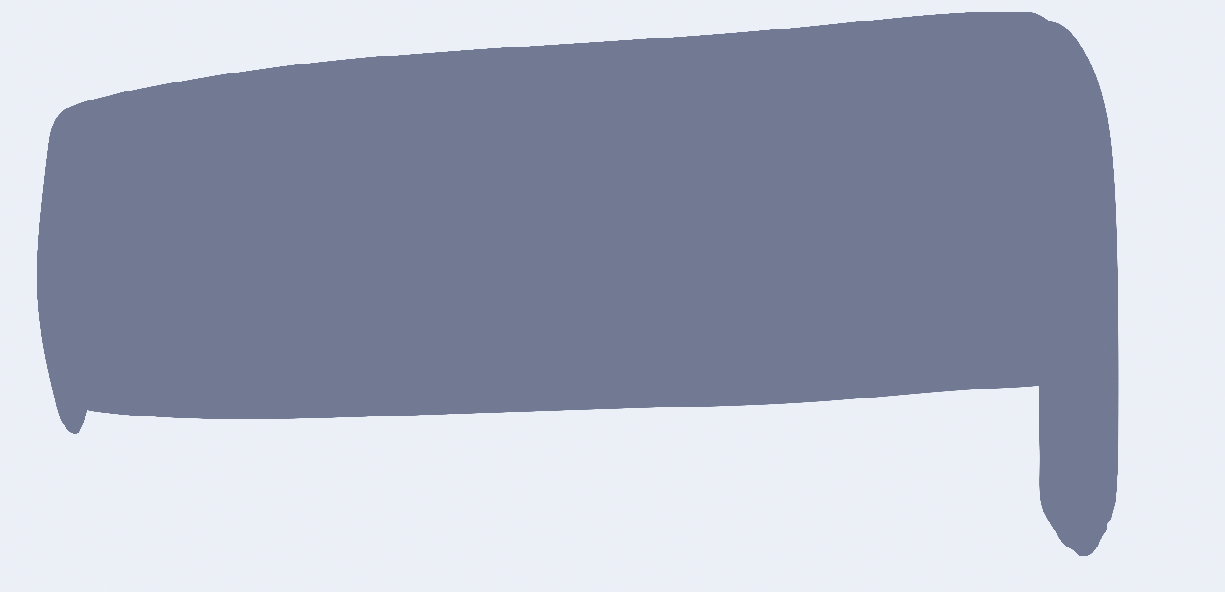
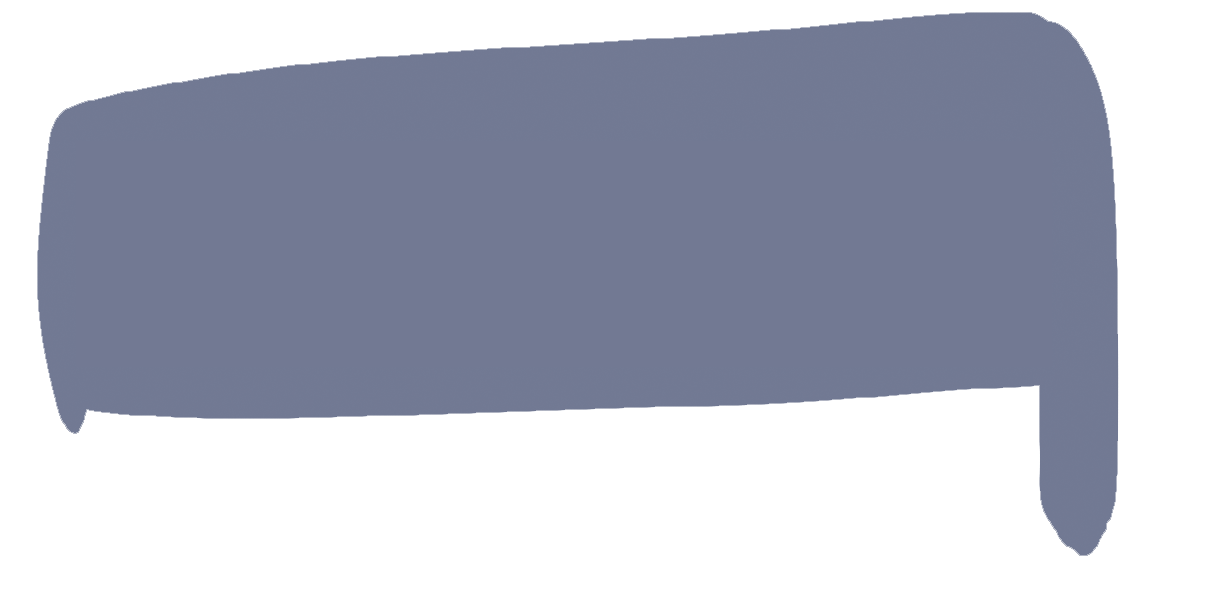
Layers edited between the first and the second 1225 x 592 image:
painted on "图层 1" over (0, 0, 1225, 592)
renamed "背景" to "图层 0", painted on it over (0, 0, 1225, 592)
